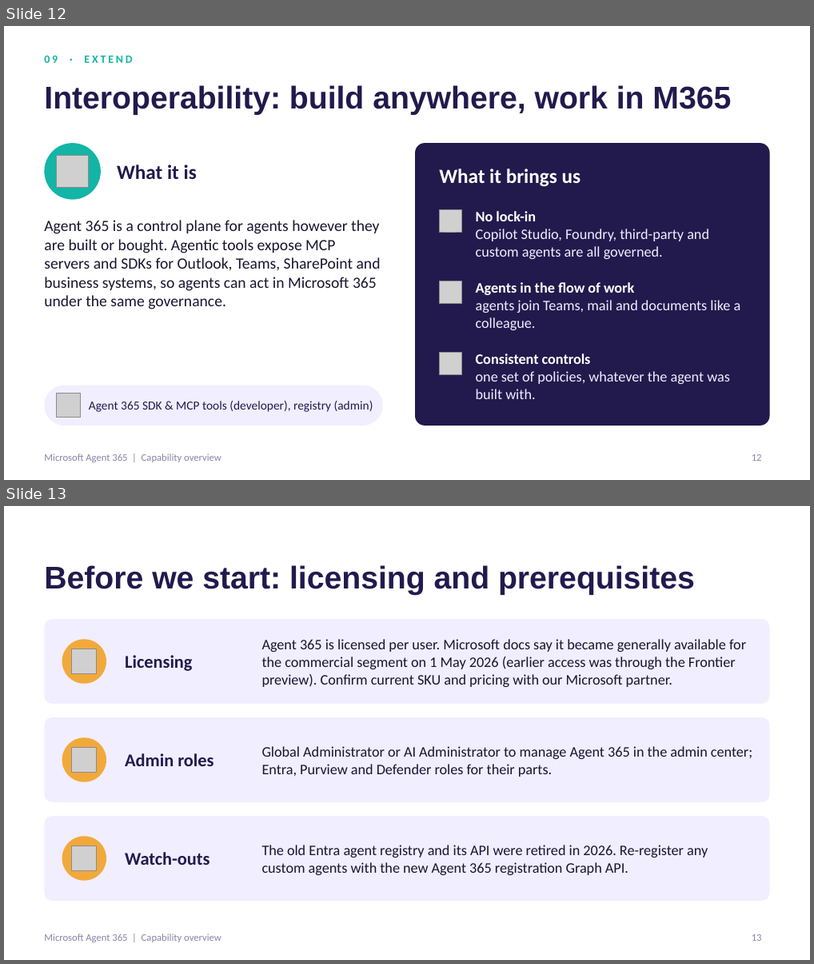
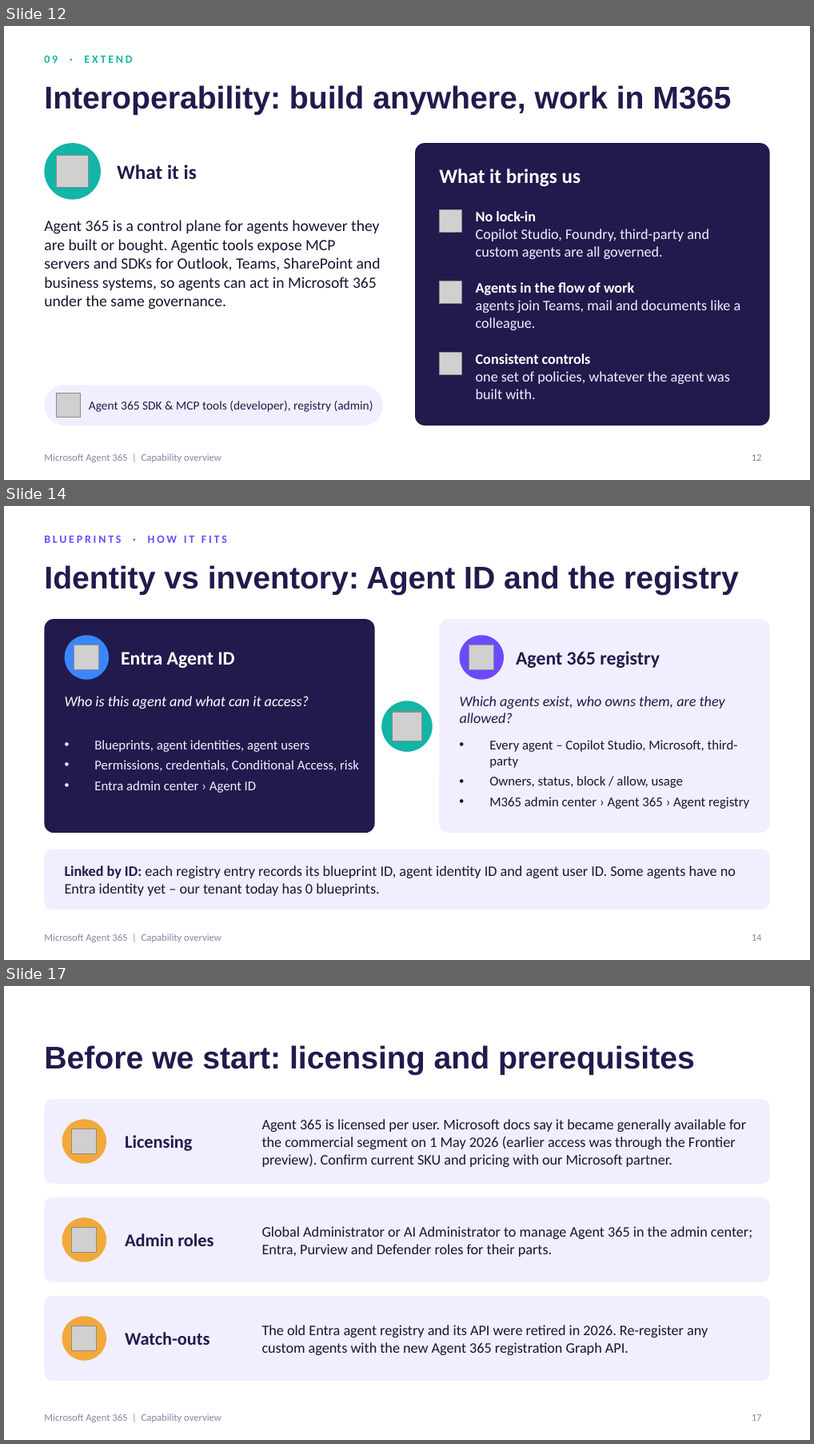
Before and after one commit to binishbaby/Diagrams, a slide deck: Agent365-Overview.pptx. Shown one above the other, each under a label of ours: slides 12 and 13 before the commit, slides 12, 14 and 17 after it; the slides between them are not shown. The pictures are 814x964 and 814x1444 pixels, drawn with LibreOffice and Linux fonts; fonts in the diff are those of the drawing; grey boxes stand for pictures. Boxes give left, top, right and bottom in pixels: in the first picture for what was removed or moved away, otherwise in the second. Text is boxed around its words. In the diff, an @@ line names an element or a change of style, - is before the commit and + after.

```diff
--- a/Agent365-Overview.pptx
+++ b/Agent365-Overview.pptx
@@ slide 14 added at (4,506,810,960), background #FFFFFF; not listed: 1 template element that a slide beside it also shows @@
@@ text added at (44,536,227,543), 10 pt, text #6D4AFF, bold @@
+BLUEPRINTS · HOW IT FITS
@@ title added at (44,565,739,595), 28 pt, text #221A4D, bold @@
+Identity vs inventory: Agent ID and the registry
@@ rounded rectangle added at (44,619,375,832), fill #221A4D @@
@@ rounded rectangle added at (439,619,770,832), fill #F1EEFF @@
@@ ellipse added at (65,635,109,680), fill #3A86FF @@
@@ picture added at (74,644,99,670) @@
@@ ellipse added at (460,635,504,680), fill #6D4AFF @@
@@ picture added at (470,644,494,670) @@
@@ text added at (121,652,234,668), 17 pt, text #FFFFFF, bold @@
+Entra Agent ID
@@ text added at (516,651,660,668), 17 pt, text #221A4D, bold @@
+Agent 365 registry
@@ text added at (65,696,309,708), 13 pt, text #FFFFFF, italic @@
+Who is this agent and what can it access?
@@ text added at (460,696,726,723), 13 pt, text #221A4D, italic @@
+Which agents exist, who owns them, are they allowed?
@@ ellipse added at (381,700,434,752), fill #12B5A6, outline #FFFFFF 2 pt @@
@@ picture added at (393,712,422,740) @@
@@ text added at (94,740,359,792), 12 pt, text #F1EEFF @@
+• Blueprints, agent identities, agent users
+• Permissions, credentials, Conditional Access, risk
+• Entra admin center › Agent ID
@@ text added at (490,740,750,808), 12 pt, text #1A1530 @@
+• Every agent – Copilot Studio, Microsoft, third-party
+• Owners, status, block / allow, usage
+• M365 admin center › Agent 365 › Agent registry
@@ rounded rectangle added at (44,848,770,909), fill #F1EEFF @@
@@ text added at (65,865,736,896), 13 pt, text #1A1530 @@
+Linked by ID: each registry entry records its blueprint ID, agent identity ID and agent user ID. Some agents have no Entra identity yet – our tenant today has 0 blueprints.
@@ page number added at (752,934,762,940), 9 pt, text #8A84A8 @@
+14
@@ what was slide 13 is now slide 17 @@
@@ page number at (752,1414,762,1420): text changed @@
-13
+17
```
Also in this commit, not shown: 3 other slides added.
